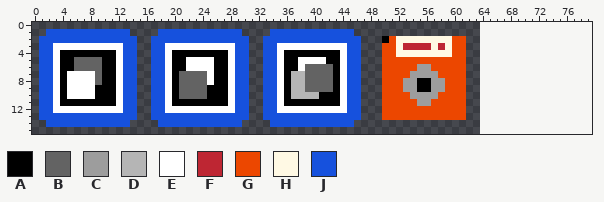
Two states of a pixel-art file, data/art/editbut.ase. Above is the file before it was changed.
64x16 pixels, 1 frame. The old version is drawn lined up with the new one, on the new canvas.
Palette (. is transparent): A #000000  B #636363  C #9d9d9d  D #b5b5b5  E #ffffff  F #be2633  G #ec4700  H #fff9e4  J #1651dd
Pixels before, first column x 1:
 1 .JJJJJJJJJJJJ....JJJJJJJJJJJJ....JJJJJJJJJJJJ................
 2 JJJJJJJJJJJJJJ..JJJJJJJJJJJJJJ..JJJJJJJJJJJJJJ...AGHHHHHHHHGG
 3 JJEEEEEEEEEEJJ..JJEEEEEEEEEEJJ..JJEEEEEEEEEEJJ...GGHFFFFHFHGG
 4 JJEAAAAAAAAEJJ..JJEAAAAAAAAEJJ..JJEAAAAAAAAEJJ...GGHHHHHHHHGG
 5 JJEAABBBBAAEJJ..JJEAAEEEEAAEJJ..JJEAAEEEEAAEJJ...GGGGGGGGGGGG
 6 JJEAABBBBAAEJJ..JJEAAEEEEAAEJJ..JJEAAEBBBBAEJJ...GGGGGCCGGGGG
 7 JJEAEEEEBAAEJJ..JJEABBBBEAAEJJ..JJEADDBBBBAEJJ...GGGGCCCCGGGG
 8 JJEAEEEEBAAEJJ..JJEABBBBEAAEJJ..JJEADDBBBBAEJJ...GGGCCAACCGGG
 9 JJEAEEEEAAAEJJ..JJEABBBBAAAEJJ..JJEADDBBBBAEJJ...GGGCCAACCGGG
10 JJEAEEEEAAAEJJ..JJEABBBBAAAEJJ..JJEADDDDAAAEJJ...GGGGCCCCGGGG
11 JJEAAAAAAAAEJJ..JJEAAAAAAAAEJJ..JJEAAAAAAAAEJJ...GGGGGCCGGGGG
12 JJEEEEEEEEEEJJ..JJEEEEEEEEEEJJ..JJEEEEEEEEEEJJ...GGGGGGGGGGGG
13 JJJJJJJJJJJJJJ..JJJJJJJJJJJJJJ..JJJJJJJJJJJJJJ...GGGGGGGGGGGG
14 .JJJJJJJJJJJJ....JJJJJJJJJJJJ....JJJJJJJJJJJJ................
After the commit:
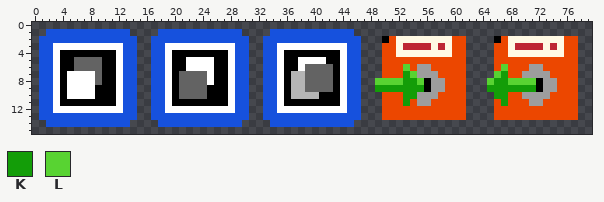
Colours new in this view: K #139d08  L #58d332
The author wrote: level load wip
Diff:
canvas 64x16 -> 80x16
y 2: x 66..77 ............ -> AGHHHHHHHHGG
y 3: x 66..77 ............ -> GGHFFFFHFHGG
y 4: x 66..77 ............ -> GGHHHHHHHHGG
y 5: x 66..77 ............ -> GGGGGGGGGGGG
y 6: x 53 G -> L; x 66..77 ............ -> GLGGGCCGGGGG
y 7: x 53..54 GC -> KL; x 66..77 ............ -> LKGGCCCCGGGG
y 8: x 49..55 .GGGCCA -> LLLLKKL; x 65..77 ............. -> LKKLLLLACCGGG
y 9: x 49..55 .GGGCCA -> KKKKKKK; x 65..77 ............. -> KKKKKKKACCGGG
y 10: x 53..54 GC -> KK; x 66..77 ............ -> KKGGCCCCGGGG
y 11: x 53 G -> K; x 66..77 ............ -> GKGGGCCGGGGG
y 12..13: x 66..77 ............ -> GGGGGGGGGGGG
